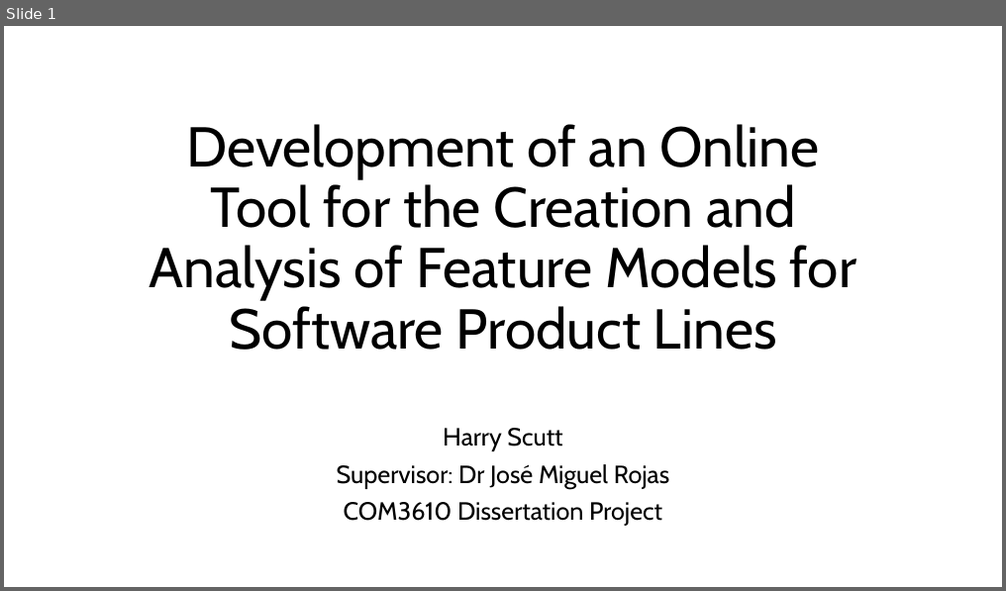
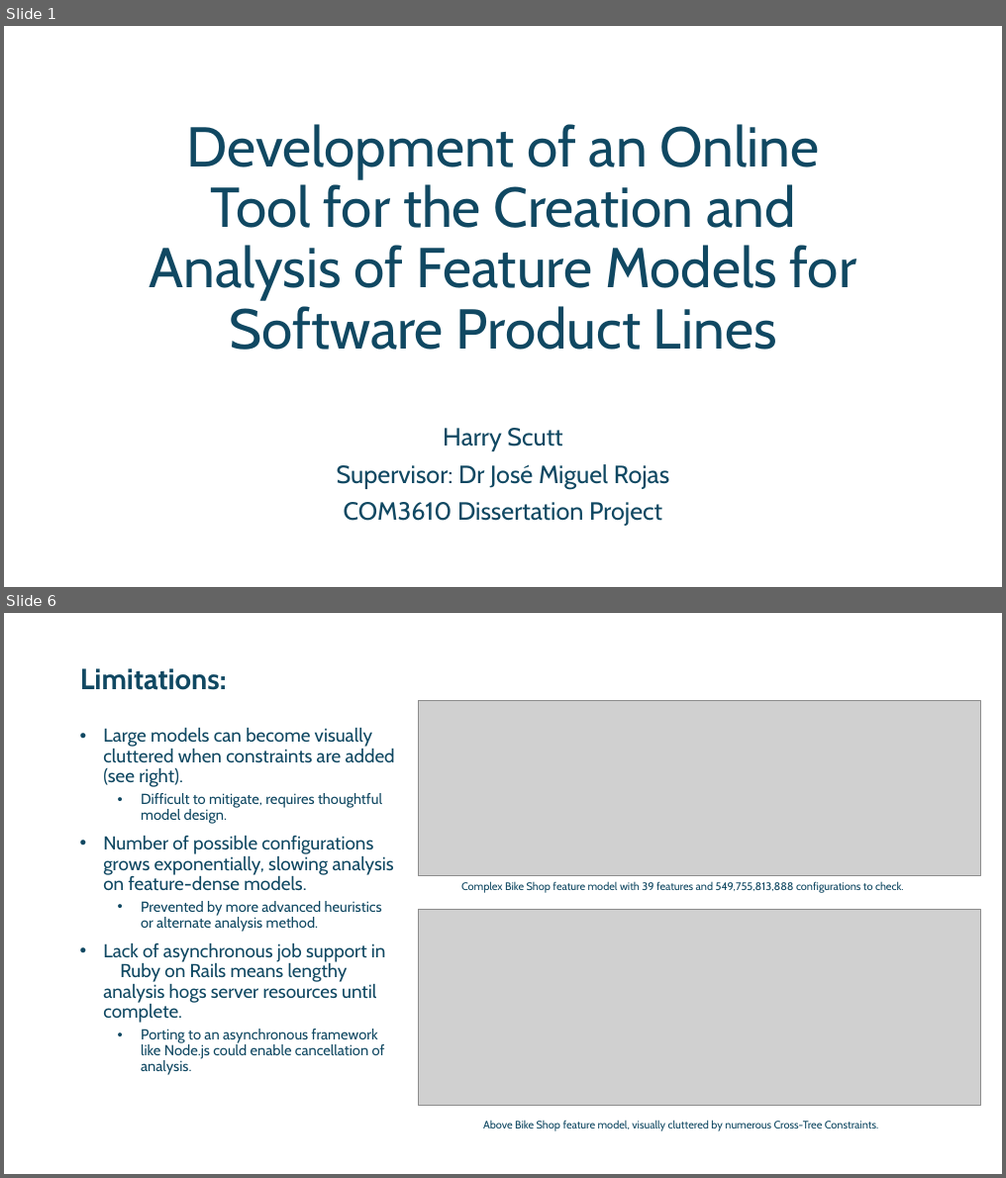
Before and after one commit to Ecdysiasttt/Dissertation, a slide deck: Presentation Powerpoint.pptx. Shown one above the other, each under a label of ours: slide 1 before the commit, slides 1 and 6 after it; the slides between them are not shown. The pictures are 1006x591 and 1006x1178 pixels, drawn with LibreOffice and Linux fonts; fonts in the diff are those of the drawing; grey boxes stand for pictures. Boxes give left, top, right and bottom in pixels: in the first picture for what was removed or moved away, otherwise in the second. Text is boxed around its words. In the diff, an @@ line names an element or a change of style, - is before the commit and + after.

```diff
--- a/Presentation Powerpoint.pptx
+++ b/Presentation Powerpoint.pptx
@@ slide 6 added at (4,613,1002,1174), background #FFFFFF @@
@@ text added at (80,668,227,690), 28 pt, text #104862, bold @@
+Limitations:
@@ picture added at (418,700,980,875) @@
@@ text added at (103,727,395,1075), 18 pt, text #104862 @@
+• Large models can become visually cluttered when constraints are added (see right).
+  • Difficult to mitigate, requires thoughtful model design.
+• Number of possible configurations grows exponentially, slowing analysis on feature-dense models.
+  • Prevented by more advanced heuristics or alternate analysis method.
+• Lack of asynchronous job support in Ruby on Rails means lengthy analysis hogs server resources until complete.
+  • Porting to an asynchronous framework like Node.js could enable cancellation of analysis.
@@ picture added at (418,909,980,1105) @@
@@ text added at (461,881,904,893), 10.5 pt, text #104862 @@
+Complex Bike Shop feature model with 39 features and 549,755,813,888 configurations to check.
@@ text added at (483,1120,878,1132), 10.5 pt, text #104862 @@
+Above Bike Shop feature model, visually cluttered by numerous Cross-Tree Constraints.
@@ slide 1 changed as well @@
@@ title "Development of an Online Tool ..." at (150,124,857,350): text colour #000000 to #104862 @@
@@ subtitle "Harry Scutt" at (337,428,669,526): text colour #000000 to #104862 @@
```
Also in this commit, not shown: 4 other slides changed, 1 slide removed, 1 other file.
